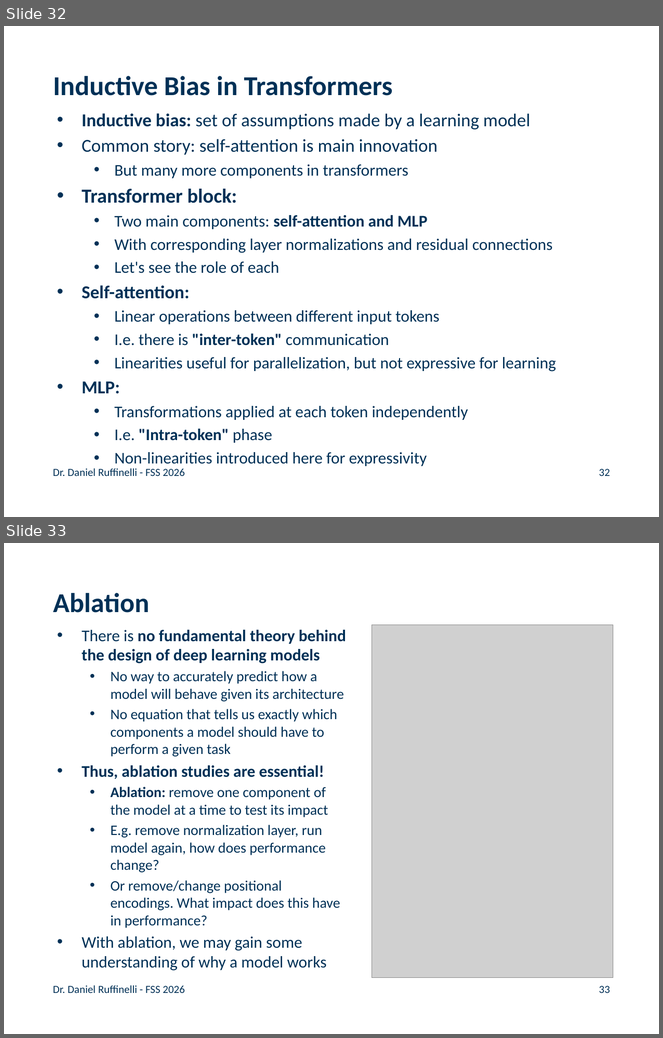
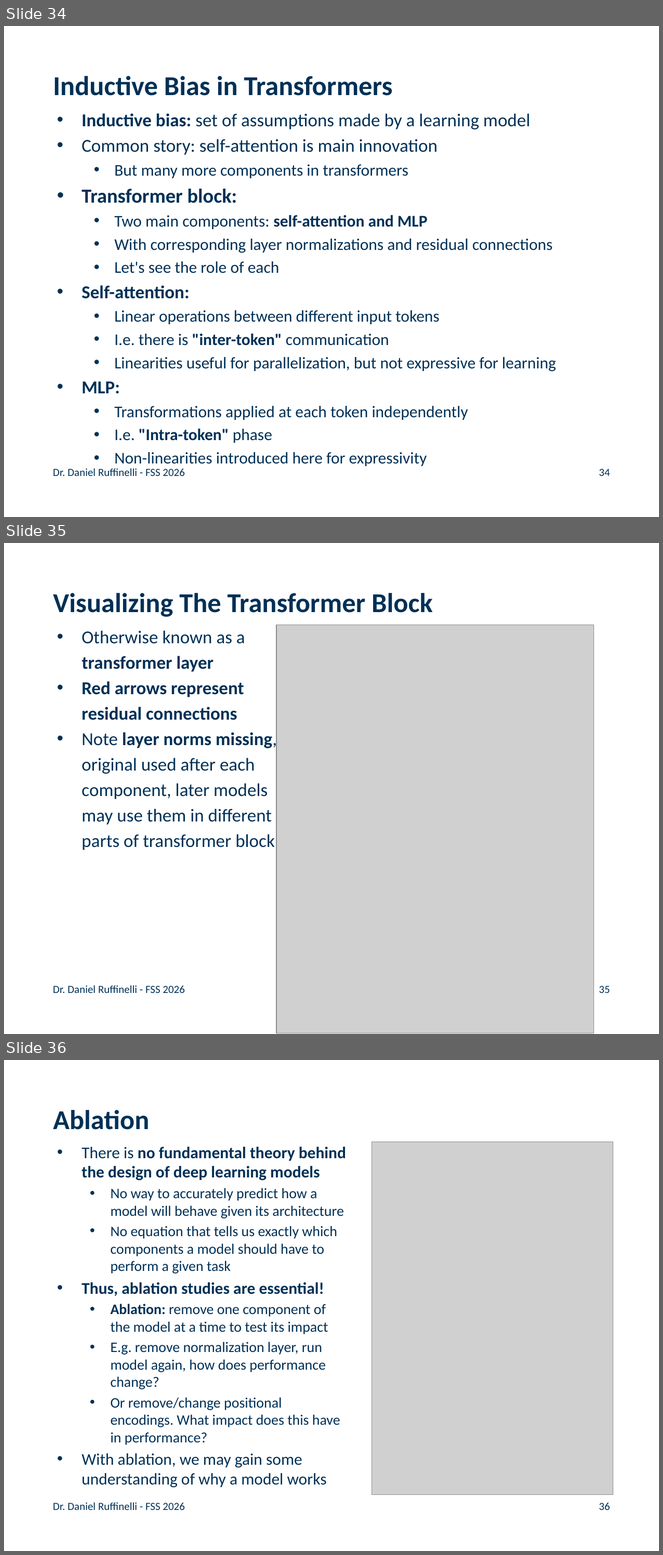
Before and after one commit to rufex2001/teaching_llms, a slide deck: lectures/04_transformers/04_transformers.pptx. Shown one above the other, each under a label of ours: slides 32 and 33 before the commit, slides 34, 35 and 36 after it. The pictures are 663x1038 and 663x1555 pixels, drawn with LibreOffice and Linux fonts; fonts in the diff are those of the drawing; grey boxes stand for pictures; background and template pictures are left out. Boxes give left, top, right and bottom in pixels: in the first picture for what was removed or moved away, otherwise in the second. Text is boxed around its words. In the diff, an @@ line names an element or a change of style, - is before the commit and + after.

Commit message:
added images to transformer lecture

```diff
--- a/lectures/04_transformers/04_transformers.pptx
+++ b/lectures/04_transformers/04_transformers.pptx
@@ slide 35 added at [4, 543, 659, 1034], background #FFFFFF @@
@@ title added at [53, 593, 433, 617], 30 pt, text #003056, bold @@
+Visualizing The Transformer Block
@@ text added at [81, 630, 277, 850], 20 pt, text #003056 @@
+• Otherwise known as a
+transformer layer
+• Red arrows represent
+residual connections
+• Note layer norms missing,
+original used after each
+component, later models
+may use them in different
+parts of transformer block
@@ picture added at [276, 625, 594, 1034] @@
@@ text added at [53, 986, 184, 993], 12 pt, text #003056 @@
+Dr. Daniel Ruffinelli - FSS 2026
@@ page number added at [599, 986, 610, 993], 12 pt, text #003056 @@
+35
@@ what was slide 32 is now slide 34 @@
@@ page number at [599, 469, 610, 476]: text changed @@
-32
+34
@@ what was slide 33 is now slide 36 @@
@@ page number at [599, 1503, 610, 1510]: text changed @@
-33
+36
```
Also in this commit, not shown: 2 slides changed, 2 other slides added, 4 other files.
